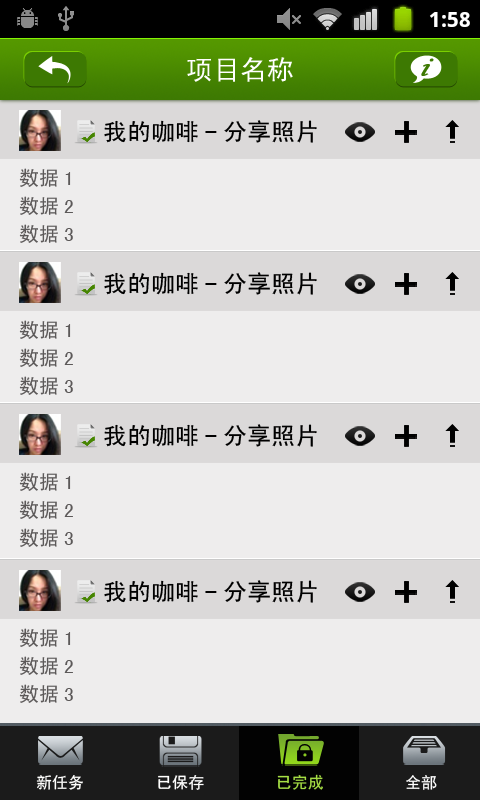
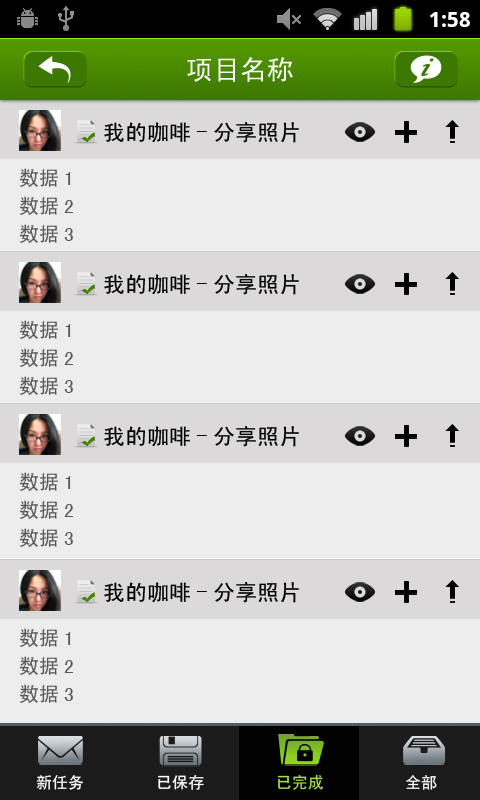
Comparing the layer stacks of the two 480 × 800 images. Changes:
renamed "我的咖啡-分享照片 副本" to "我的咖啡-分享照片", painted on it over [104,272,317,295]
renamed "我的咖啡-分享照片 副本 3" to "我的咖啡-分享照片", painted on it over [104,580,317,603]
renamed "我的咖啡-分享照片 副本 2" to "我的咖啡-分享照片", painted on it over [104,424,317,447]
painted on "我的咖啡-分享照片" (4th of 4) over [104,120,317,143]
